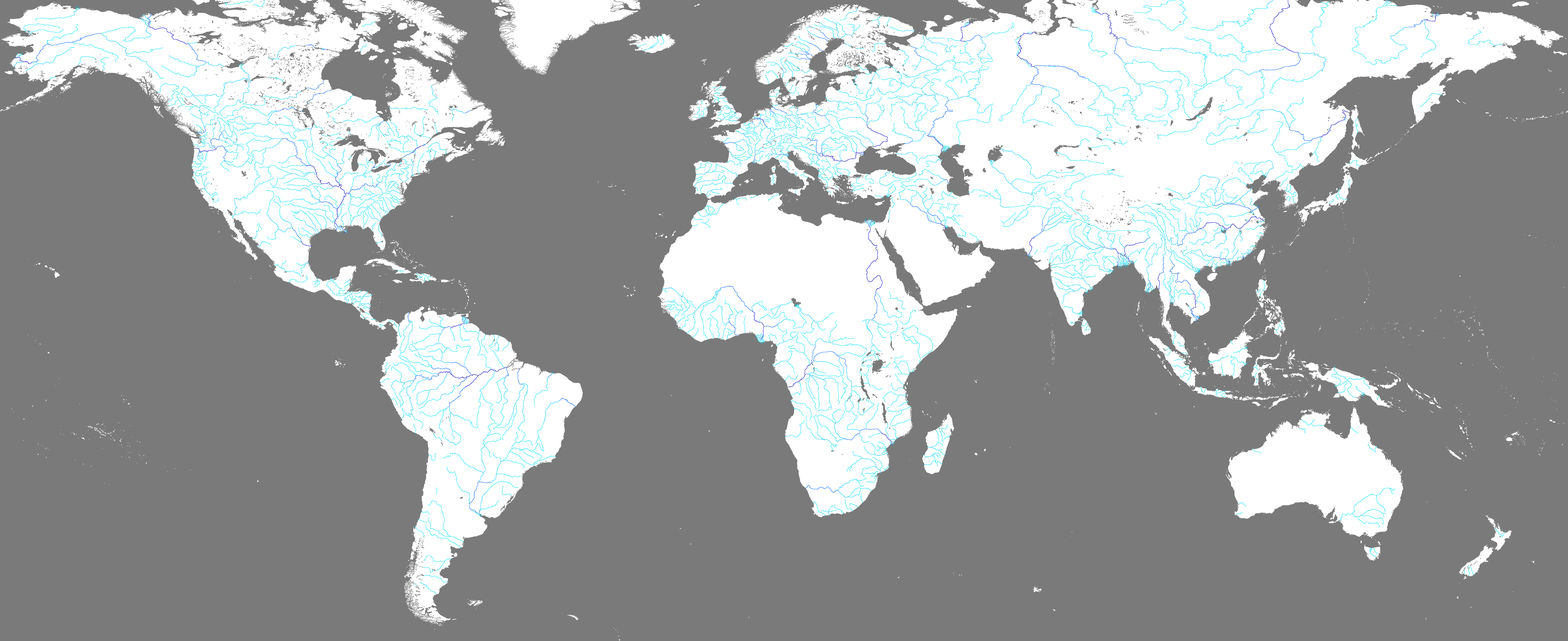
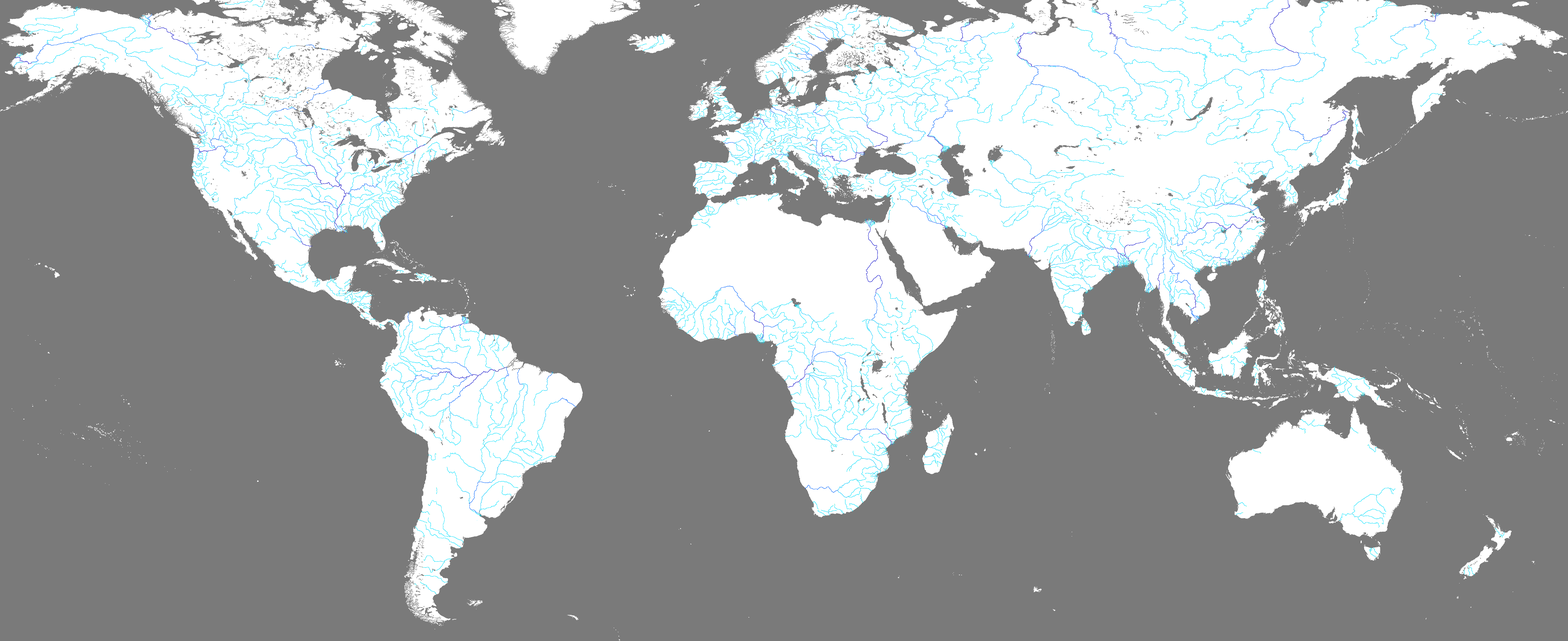
Before/after of a w=1568, h=641 layered artwork. What changed in the layer stack:
painted on "rivers.bmp" over [875, 318, 1092, 488]
